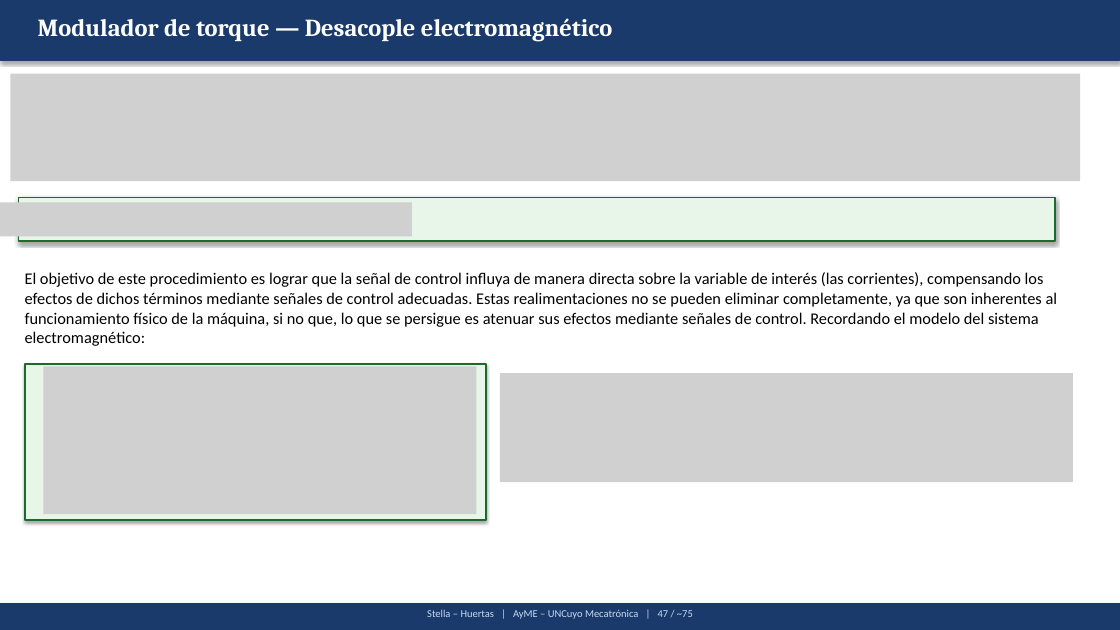
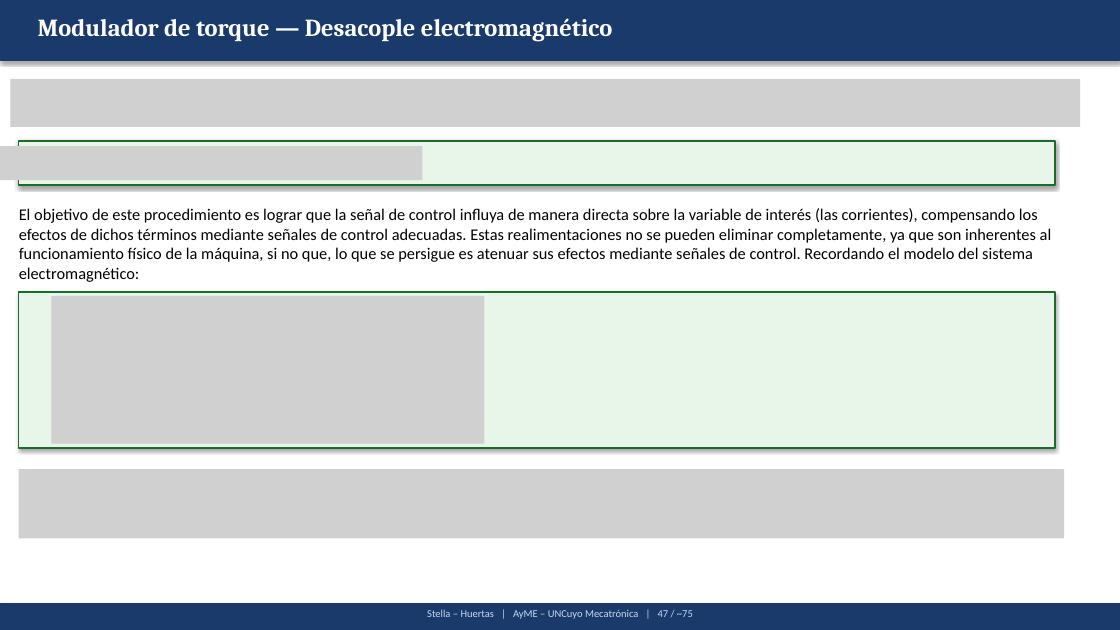
Before and after one commit to Juan-Stella/Automatica-y-maquinas-electricas-final, a slide deck: slide 61 of Presentación/AyME_Stella_Huertas_Presentacion1.pptx. Drawn at 1120x630 pixels with LibreOffice and Linux fonts; fonts in the diff are those of the drawing; grey boxes stand for pictures. Boxes give left, top, right and bottom in pixels: in the first picture for what was removed or moved away, otherwise in the second. Text is boxed around its words. In the diff, an @@ line names an element or a change of style, - is before the commit and + after.

```diff
--- a/Presentación/AyME_Stella_Huertas_Presentacion1.pptx
+++ b/Presentación/AyME_Stella_Huertas_Presentacion1.pptx
@@ picture resized from (x1=11, y1=74, x2=1081, y2=181) to (x1=11, y1=79, x2=1081, y2=127) @@
@@ picture added at (x1=0, y1=146, x2=423, y2=180) @@
@@ rectangle moved from (x1=18, y1=197, x2=1055, y2=241) to (x1=18, y1=141, x2=1055, y2=185) @@
@@ picture removed at (x1=0, y1=202, x2=413, y2=236) @@
@@ text "El objetivo de este procedimiento ..." moved from (x1=25, y1=272, x2=1058, y2=346) to (x1=19, y1=208, x2=1052, y2=282) @@
@@ rectangle resized from (x1=25, y1=364, x2=486, y2=520) to (x1=18, y1=292, x2=1055, y2=449) @@
@@ picture moved from (x1=44, y1=366, x2=477, y2=514) to (x1=51, y1=296, x2=485, y2=444) @@
@@ picture removed at (x1=500, y1=373, x2=1073, y2=482) @@
@@ picture added at (x1=18, y1=470, x2=1065, y2=539) @@
```
Also in this commit, not shown: 9 other slides changed, 6 other files.
